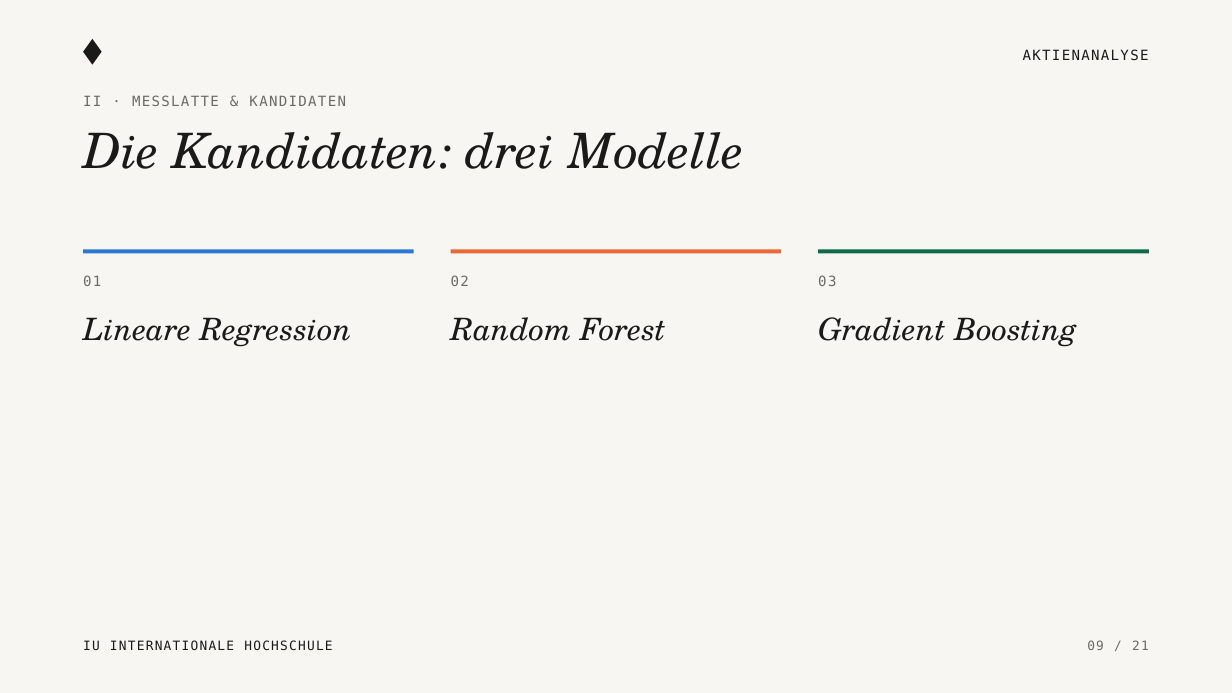
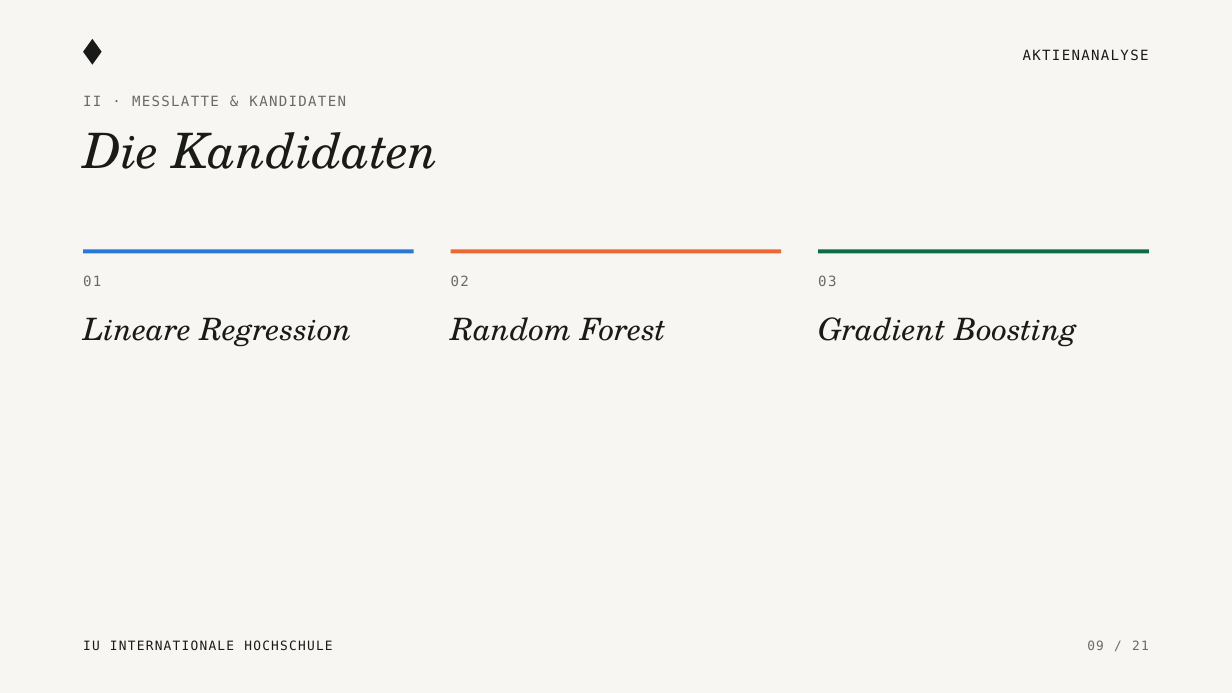
Before and after one commit to KonstantinosLamprou/stockanalysis, a slide deck: slide 9 of presentation/Aktienanalyse_Praesentation.pptx. Drawn at 1232x693 pixels with LibreOffice and Linux fonts; fonts in the diff are those of the drawing. Boxes give left, top, right and bottom in pixels: in the first picture for what was removed or moved away, otherwise in the second. Text is boxed around its words. In the diff, an @@ line names an element or a change of style, - is before the commit and + after.

Commit message:
Change in the power point 3

```diff
--- a/presentation/Aktienanalyse_Praesentation.pptx
+++ b/presentation/Aktienanalyse_Praesentation.pptx
@@ text at box(83, 132, 439, 169): text changed @@
-Die Kandidaten: drei Modelle
+Die Kandidaten
```
